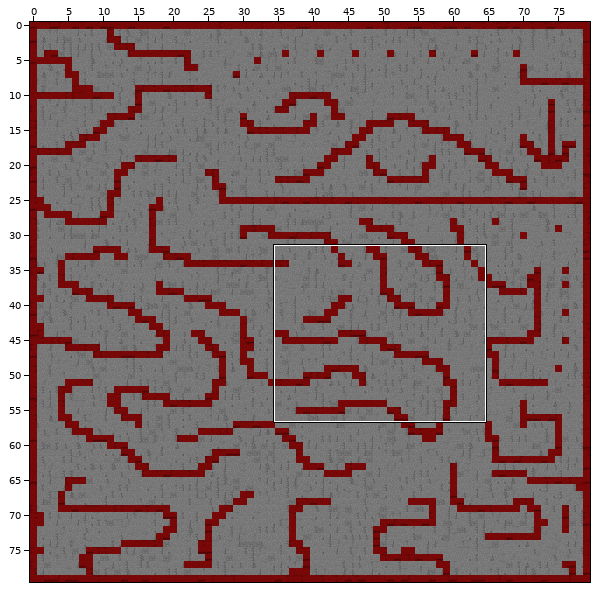
An edit to a level. Tiled map, LudumDare_DT/resources/tilesets/example.tmx. Above: a wide view before the commit, with the close-up outlined.
Close-up. Before:
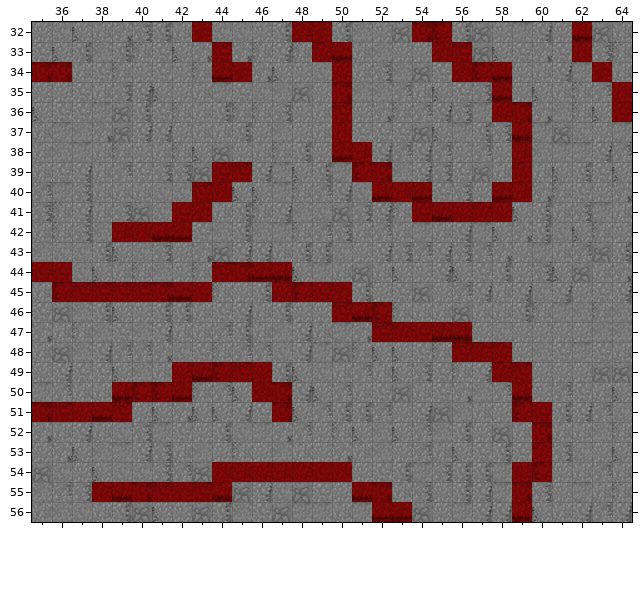
Cells are 32x32 px. Shown: x 35..64, y 32..56. The commit also changed other parts of the map, which this record leaves out.
Once edited:
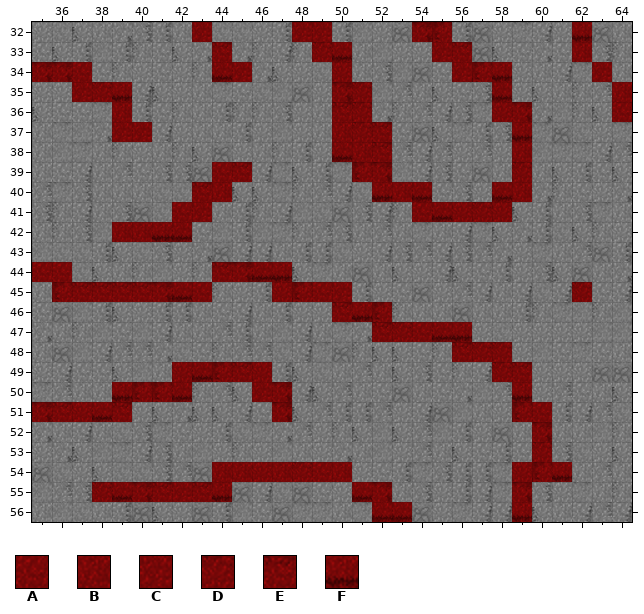
Key: from "someTilesInRed": A 1 "Floor", B 12 "Floor", C 13 "Floor", D 24 "Floor", E 25 "Floor", F 36 "Floor".
_ is an empty cell.
Changes in this commit:
{"where": "layer \"Foreground\""}
{"y":34,"x":37,"old":"_","new":"A"}
{"y":35,"x":37,"old":"___","new":"CDF"}
{"y":35,"x":51,"old":"_","new":"D"}
{"y":36,"x":39,"old":"_","new":"B"}
{"y":36,"x":51,"old":"_","new":"D"}
{"y":37,"x":39,"old":"__","new":"CC"}
{"y":37,"x":51,"old":"__","new":"DE"}
{"y":38,"x":52,"old":"_","new":"E"}
{"y":45,"x":62,"old":"_","new":"D"}
{"y":54,"x":61,"old":"_","new":"F"}
